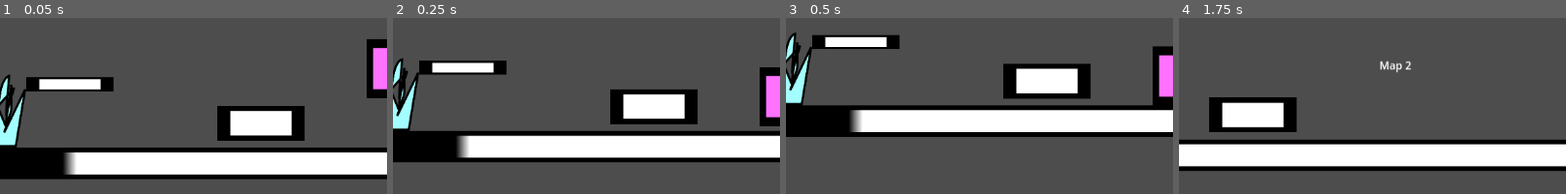
Above: before the commit, frames 1-4 (left to right).
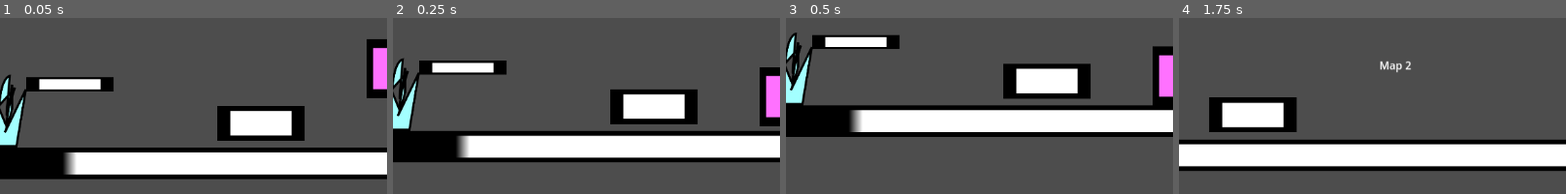
Above: after the commit, the same moments.

Repository: eumppe/MapleStory-Physics
Game: Godot game, scene res://Scenes/test_scene2.tscn
Same seed, same stepped clock (60 frames per second), same inputs: the game is played once before the commit and once after it. This scene is started directly instead of the project's main scene.
Inputs:
- Up to frame 1 (0.05 s): no input
- Up to frame 2 (0.25 s): no input
- Up to frame 3 (0.5 s): no input
- Up to frame 4 (1.75 s): hold Right (key_right) from 0.53 s (still down); tap F (jump) at 0.77, 1.52 s
The pictures show only the part of the screen within x 0-50%, y 48-98%; the shares and areas given below are measured in that part.

The runs differ from the first frame. In frame 1, 0.6% of the frame differs, in the area x 0-8%, y 32-74%; in frame 2, 0.6%; in frame 3, 0.6%, in the area x 0-8%, y 8-50%; in frame 4, nothing differs.

Commit message:
fix_recursive_dependency

Diff:
--- a/Scenes/test_scene1.tscn
+++ b/Scenes/test_scene1.tscn
@@ -1,15 +1,14 @@
-[gd_scene load_steps=6 format=3 uid="uid://celk5pppwu2dg"]
+[gd_scene load_steps=5 format=3 uid="uid://celk5pppwu2dg"]
 
-[ext_resource type="PackedScene" uid="uid://d4itgiv7b081u" path="res://Scenes/player.tscn" id="1_o5f1p"]
 [ext_resource type="PackedScene" uid="uid://coglbt6idslky" path="res://Scenes/ground.tscn" id="2_tv7fe"]
 [ext_resource type="PackedScene" uid="uid://b2ubs8h746fqj" path="res://Scenes/portal.tscn" id="3_ci5h7"]
-[ext_resource type="PackedScene" uid="uid://bvqef1dfwegyq" path="res://Scenes/test_scene2.tscn" id="4_wippq"]
+[ext_resource type="PackedScene" uid="uid://d4itgiv7b081u" path="res://Scenes/player.tscn" id="4_wippq"]
 
 [sub_resource type="WorldBoundaryShape2D" id="WorldBoundaryShape2D_r5l72"]
 
 [node name="TestScene" type="Node2D"]
 
-[node name="Player" parent="." groups=["player"] instance=ExtResource("1_o5f1p")]
+[node name="Player" parent="." groups=["player"] instance=ExtResource("4_wippq")]
 
 [node name="Camera2D" type="Camera2D" parent="Player"]
 limit_enabled = false
@@ -47,7 +46,7 @@
 [node name="Portal" parent="Node" groups=["portals"] instance=ExtResource("3_ci5h7")]
 position = Vector2(524, 76)
 spwan_index = 1
-next_map = ExtResource("4_wippq")
+next_map = "res://Scenes/test_scene2.tscn"
 next_spwan_index = 1
 
 [node name="Label" type="Label" parent="."]
--- a/Scenes/test_scene2.tscn
+++ b/Scenes/test_scene2.tscn
@@ -1,16 +1,14 @@
-[gd_scene load_steps=7 format=3 uid="uid://bvqef1dfwegyq"]
+[gd_scene load_steps=5 format=3 uid="uid://bvqef1dfwegyq"]
 
-[ext_resource type="PackedScene" uid="uid://d4itgiv7b081u" path="res://Scenes/player.tscn" id="1_06vl5"]
 [ext_resource type="PackedScene" uid="uid://coglbt6idslky" path="res://Scenes/ground.tscn" id="2_c3gko"]
 [ext_resource type="PackedScene" uid="uid://b2ubs8h746fqj" path="res://Scenes/portal.tscn" id="3_50rrl"]
-[ext_resource type="PackedScene" uid="uid://cswye0dj4gumt" path="res://Scenes/test_scene3.tscn" id="4_50rrl"]
-[ext_resource type="PackedScene" uid="uid://celk5pppwu2dg" path="res://Scenes/test_scene1.tscn" id="4_c3gko"]
+[ext_resource type="PackedScene" uid="uid://d4itgiv7b081u" path="res://Scenes/player.tscn" id="4_c3gko"]
 
 [sub_resource type="WorldBoundaryShape2D" id="WorldBoundaryShape2D_r5l72"]
 
 [node name="TestScene" type="Node2D"]
 
-[node name="Player" parent="." groups=["player"] instance=ExtResource("1_06vl5")]
+[node name="Player" parent="." groups=["player"] instance=ExtResource("4_c3gko")]
 
 [node name="Camera2D" type="Camera2D" parent="Player"]
 limit_enabled = false
@@ -46,15 +44,15 @@
 shape = SubResource("WorldBoundaryShape2D_r5l72")
 
 [node name="Portal" parent="." groups=["portals"] instance=ExtResource("3_50rrl")]
-position = Vector2(-581, 74)
+position = Vector2(-580, 74)
 spwan_index = 2
-next_map = ExtResource("4_50rrl")
+next_map = "res://Scenes/test_scene3.tscn"
 next_spwan_index = 1
 
 [node name="Portal2" parent="." groups=["portals"] instance=ExtResource("3_50rrl")]
 position = Vector2(308, -220)
 spwan_index = 1
-next_map = ExtResource("4_c3gko")
+next_map = "res://Scenes/test_scene1.tscn"
 next_spwan_index = 1
 
 [node name="Label" type="Label" parent="."]
--- a/Scenes/test_scene3.tscn
+++ b/Scenes/test_scene3.tscn
@@ -1,15 +1,14 @@
-[gd_scene load_steps=6 format=3 uid="uid://cswye0dj4gumt"]
+[gd_scene load_steps=5 format=3 uid="uid://cswye0dj4gumt"]
 
-[ext_resource type="PackedScene" uid="uid://d4itgiv7b081u" path="res://Scenes/player.tscn" id="1_7spel"]
 [ext_resource type="PackedScene" uid="uid://coglbt6idslky" path="res://Scenes/ground.tscn" id="2_4s5rj"]
 [ext_resource type="PackedScene" uid="uid://b2ubs8h746fqj" path="res://Scenes/portal.tscn" id="3_bfkxf"]
-[ext_resource type="PackedScene" uid="uid://bvqef1dfwegyq" path="res://Scenes/test_scene2.tscn" id="4_7spel"]
+[ext_resource type="PackedScene" uid="uid://d4itgiv7b081u" path="res://Scenes/player.tscn" id="4_7spel"]
 
 [sub_resource type="WorldBoundaryShape2D" id="WorldBoundaryShape2D_r5l72"]
 
 [node name="TestScene" type="Node2D"]
 
-[node name="Player" parent="." groups=["player"] instance=ExtResource("1_7spel")]
+[node name="Player" parent="." groups=["player"] instance=ExtResource("4_7spel")]
 
 [node name="Camera2D" type="Camera2D" parent="Player"]
 limit_enabled = false
@@ -47,7 +46,7 @@
 [node name="Portal" parent="Node" groups=["portals"] instance=ExtResource("3_bfkxf")]
 position = Vector2(-268, 1)
 spwan_index = 1
-next_map = ExtResource("4_7spel")
+next_map = "res://Scenes/test_scene2.tscn"
 next_spwan_index = 2
 
 [node name="Label" type="Label" parent="."]
--- a/Scripts/portal.gd
+++ b/Scripts/portal.gd
@@ -2,7 +2,7 @@
 class_name Portal
 
 @export var spwan_index: int = 0
-@export var next_map: PackedScene
+@export var next_map: String
 @export var next_spwan_index: int
 
 
@@ -17,4 +17,4 @@
 func _take_portal():
 	print("take_portal")
 	print(next_map)
-	SceneSwitcher.switch_scene(next_map.get_path(), next_spwan_index)
+	SceneSwitcher.switch_scene(next_map, next_spwan_index)
--- a/Scripts/scene_switcher.gd
+++ b/Scripts/scene_switcher.gd
@@ -24,7 +24,7 @@
 			player.position = portal.position
 			for node in player.get_children():
 				if is_instance_of(node,Camera2D):
-					node.offset = Vector2.UP * 80
+					#node.offset = Vector2.UP * 80
 					node.reset_smoothing()
 					break
 			break
